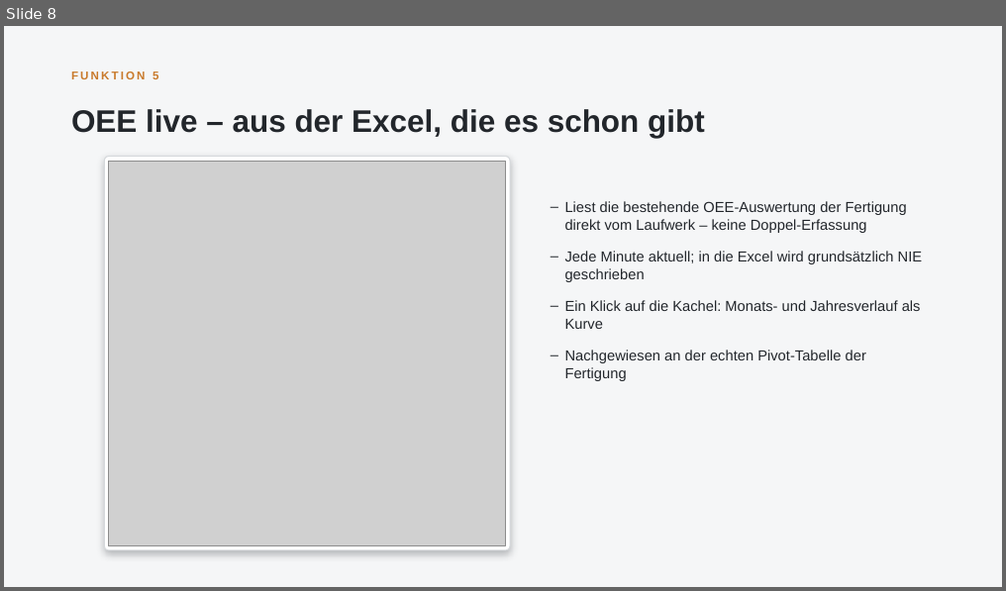
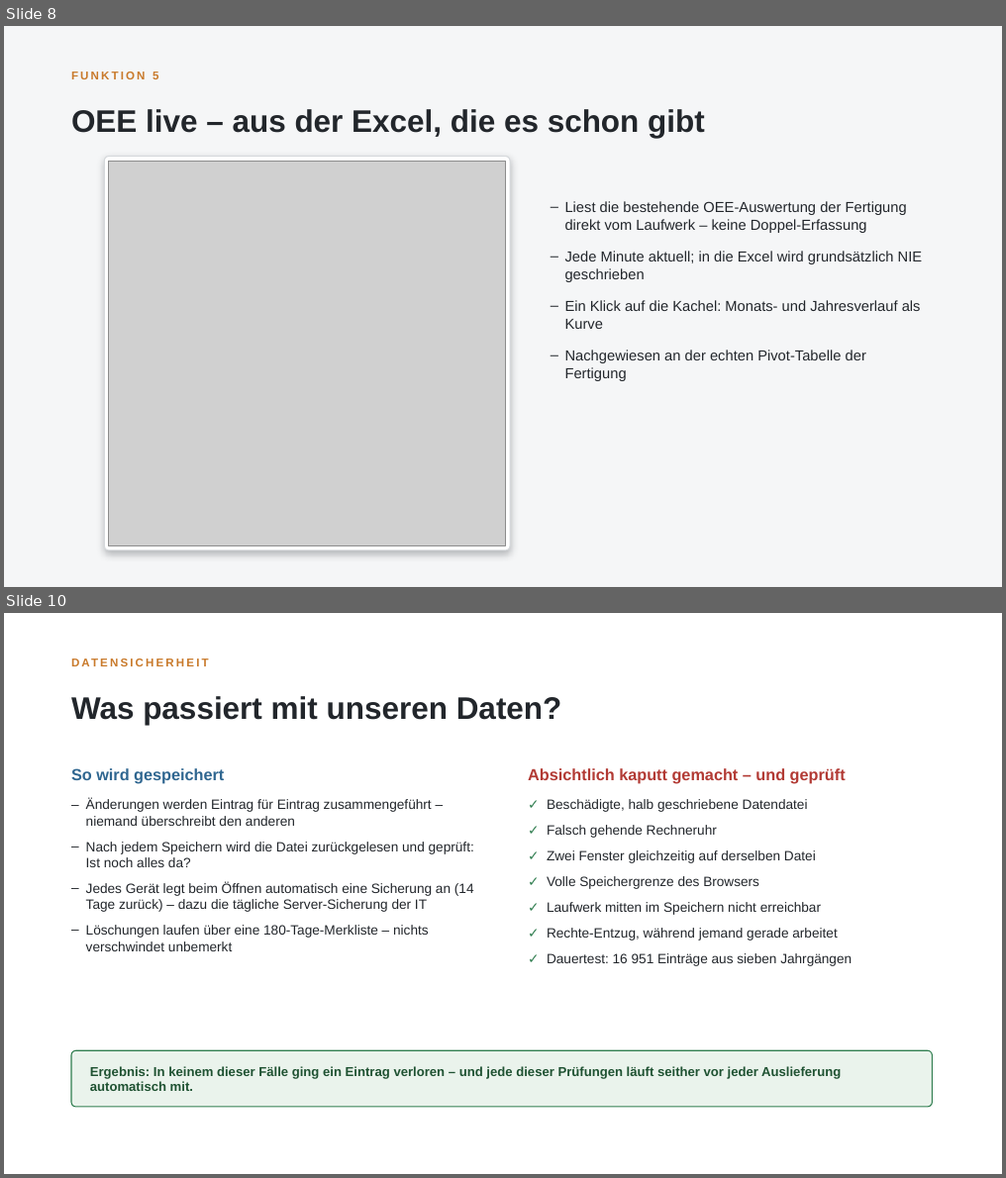
Before and after one commit to ciraciroberto90-debug/WerkstattKalender, a slide deck: doku/Werkstatt-Cockpit-Workshop.pptx. Shown one above the other, each under a label of ours: slide 8 before the commit, slides 8 and 10 after it; the slides between them are not shown. The pictures are 1006x591 and 1006x1178 pixels, drawn with LibreOffice and Linux fonts; fonts in the diff are those of the drawing; grey boxes stand for pictures. Boxes give left, top, right and bottom in pixels: in the first picture for what was removed or moved away, otherwise in the second. Text is boxed around its words. In the diff, an @@ line names an element or a change of style, - is before the commit and + after.

```diff
--- a/doku/Werkstatt-Cockpit-Workshop.pptx
+++ b/doku/Werkstatt-Cockpit-Workshop.pptx
@@ slide 10 added at [4, 613, 1002, 1174], background #FFFFFF @@
@@ text added at [71, 651, 311, 674], 11 pt, text #C97A2B, bold @@
+DATENSICHERHEIT
@@ text added at [71, 696, 562, 725], 30 pt, text #22262B, bold @@
+Was passiert mit unseren Daten?
@@ text added at [71, 768, 224, 783], 15.5 pt, text #2F6690, bold @@
+So wird gespeichert
@@ text added at [528, 768, 846, 783], 15.5 pt, text #B23A34, bold @@
+Absichtlich kaputt gemacht – und geprüft
@@ text added at [86, 798, 474, 952], 13 pt, text #22262B @@
+– Änderungen werden Eintrag für Eintrag zusammengeführt – niemand überschreibt den anderen
+– Nach jedem Speichern wird die Datei zurückgelesen und geprüft: Ist noch alles da?
+– Jedes Gerät legt beim Öffnen automatisch eine Sicherung an (14 Tage zurück) – dazu die tägliche Server-Sicherung der IT
+– Löschungen laufen über eine 180-Tage-Merkliste – nichts verschwindet unbemerkt
@@ text added at [547, 799, 851, 966], 13 pt, text #22262B @@
+✓ Beschädigte, halb geschriebene Datendatei
+✓ Falsch gehende Rechneruhr
+✓ Zwei Fenster gleichzeitig auf derselben Datei
+✓ Volle Speichergrenze des Browsers
+✓ Laufwerk mitten im Speichern nicht erreichbar
+✓ Rechte-Entzug, während jemand gerade arbeitet
+✓ Dauertest: 16 951 Einträge aus sieben Jahrgängen
@@ rounded rectangle added at [71, 1051, 933, 1107], fill #EAF3EC, outline #2F7D4F 1 pt @@
@@ text added at [90, 1066, 841, 1091], 12.5 pt, text #1F5232, bold @@
+Ergebnis: In keinem dieser Fälle ging ein Eintrag verloren – und jede dieser Prüfungen läuft seither vor jeder Auslieferung automatisch mit.
```
Also in this commit, not shown: 4 slides changed, 1 other slide added, 1 slide removed, 2 other files.
